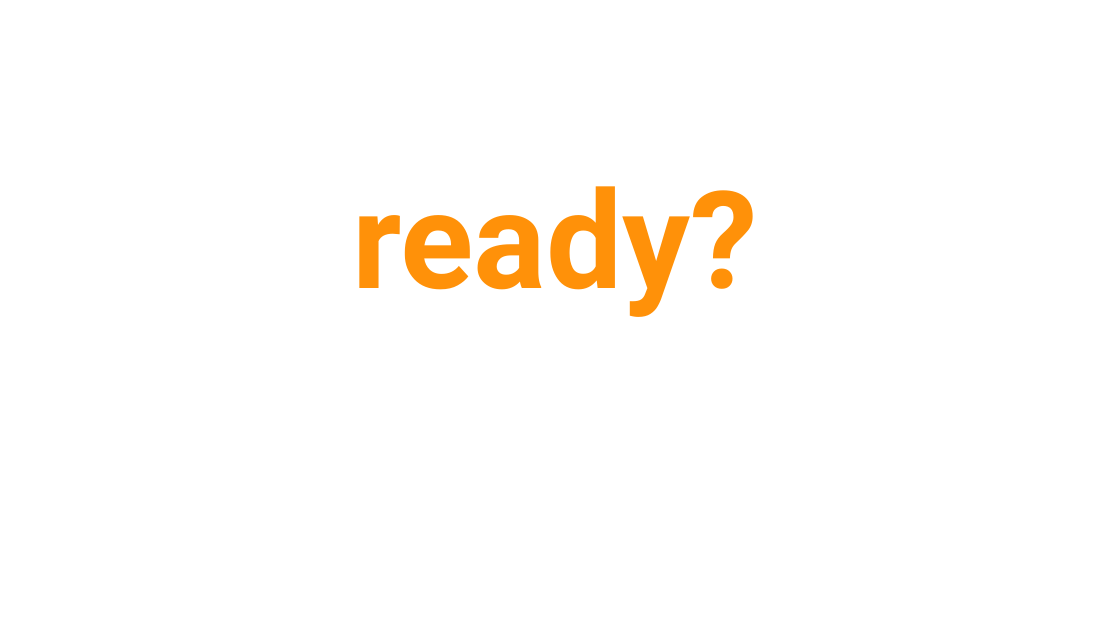
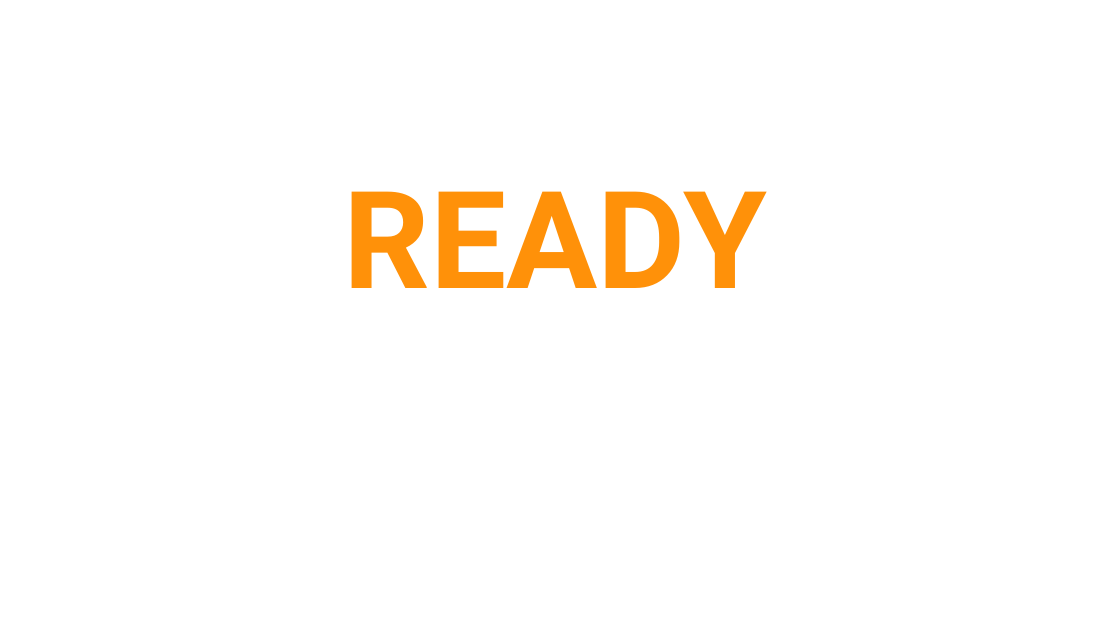
Before and after one commit to HappyTetrahedron/penguard, a slide deck: slide 7 of presentation/penguard.odp. Drawn at 1120x630 pixels with LibreOffice and Linux fonts; fonts in the diff are those of the drawing. Boxes give left, top, right and bottom in pixels: in the first picture for what was removed or moved away, otherwise in the second. Text is boxed around its words. In the diff, an @@ line names an element or a change of style, - is before the commit and + after.

```diff
--- a/presentation/penguard.odp
+++ b/presentation/penguard.odp
@@ title at (344,191,767,288): text changed @@
-ready?
+READY
```
Also in this commit, not shown: 8 other slides changed, 2 slides added, 2 slides removed, 3 other files.
